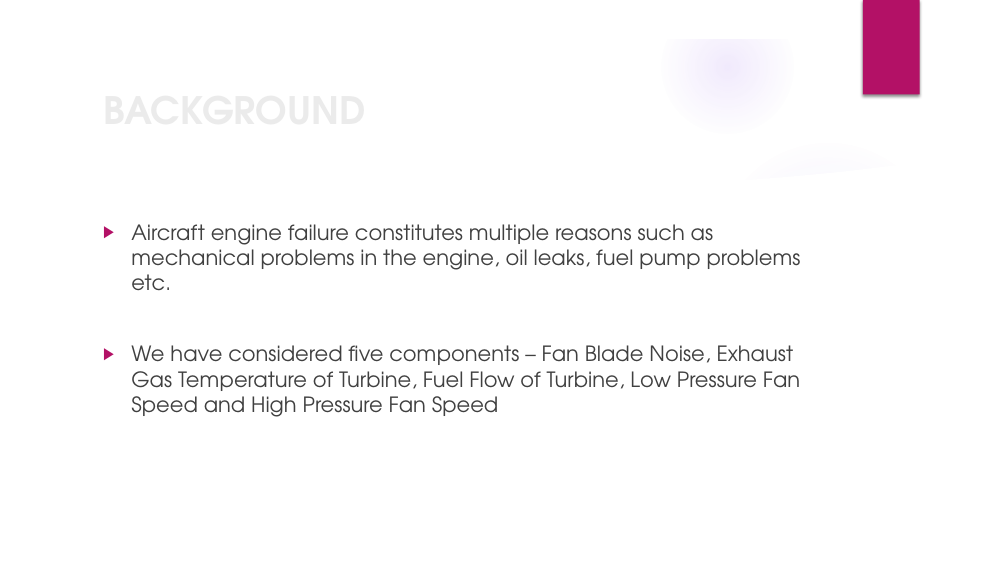
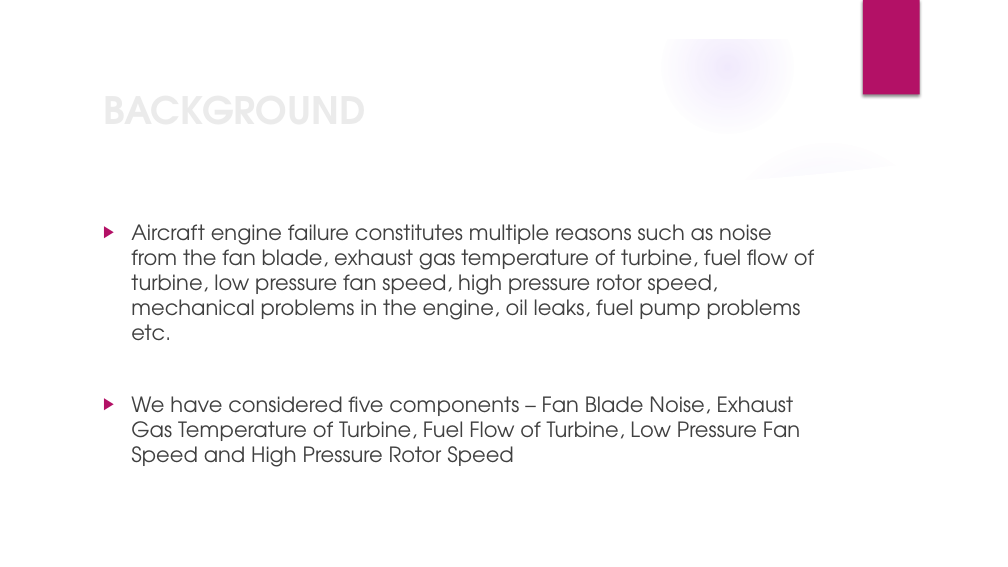
Before and after one commit to nsudhanva/ectm, a slide deck: slide 3 of docs/ectm_presentation.pptx. Drawn at 1008x567 pixels with LibreOffice and Linux fonts; fonts in the diff are those of the drawing; background and template pictures are left out. Boxes give left, top, right and bottom in pixels: in the first picture for what was removed or moved away, otherwise in the second. Text is boxed around its words. In the diff, an @@ line names an element or a change of style, - is before the commit and + after.

```diff
--- a/docs/ectm_presentation.pptx
+++ b/docs/ectm_presentation.pptx
@@ text at bbox=[131, 224, 814, 467]: text changed @@
-▶ Aircraft engine failure constitutes multiple reasons such as mechanical problems in the engine, oil leaks, fuel pump problems etc.
-▶ We have considered five components – Fan Blade Noise, Exhaust Gas Temperature of Turbine, Fuel Flow of Turbine, Low Pressure Fan Speed and High Pressure Fan Speed
+▶ Aircraft engine failure constitutes multiple reasons such as noise from the fan blade, exhaust gas temperature of turbine, fuel flow of turbine, low pressure fan speed, high pressure rotor speed, mechanical problems in the engine, oil leaks, fuel pump problems etc.
+▶ We have considered five components – Fan Blade Noise, Exhaust Gas Temperature of Turbine, Fuel Flow of Turbine, Low Pressure Fan Speed and High Pressure Rotor Speed
```
Also in this commit, not shown: 3 other slides changed, 2 other files.
